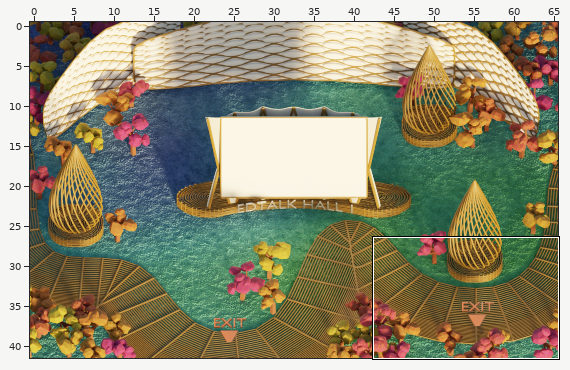
Two versions of a level (Tiled map (JSON), edtalk1.tmj). Above, an overview of the earlier version with the close-up marked.
Close-up. Earlier state:
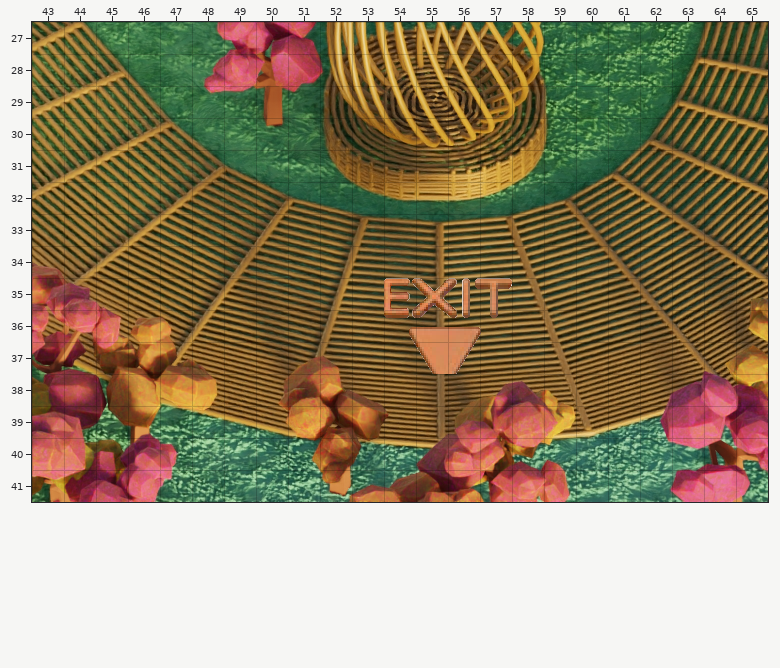
Cells are 32x32 px. Shown: x 43..65, y 27..41. The commit also changed other parts of the map, which this record leaves out.
New version:
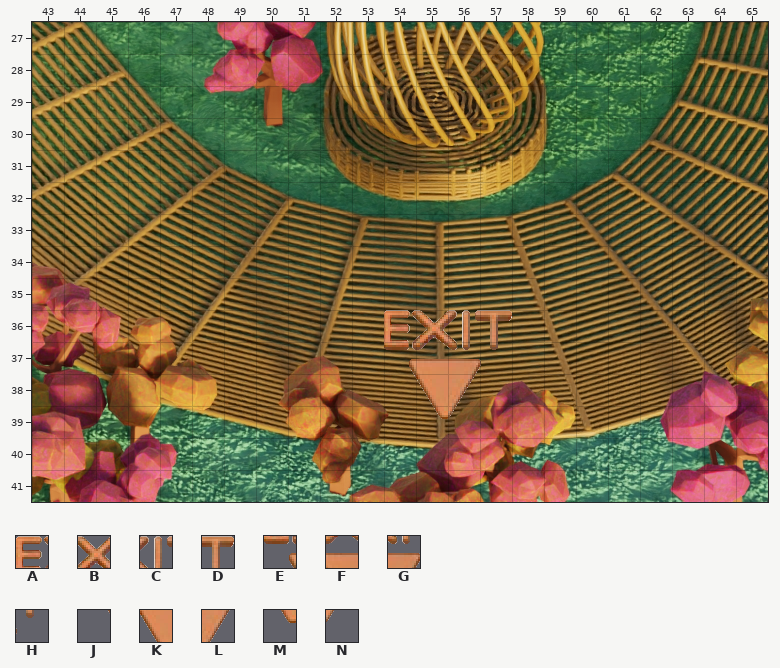
Key: from "Exit Sign": A 0, B 1, C 2, D 3, E 4, F 5, G 6, H 7, J 8, K 9, L 10; from "Exit Sign_2": M 40, N 41.
_ is an empty cell.
Tiles replaced or removed in this view: A, B, C, D, E, F, G, H, J, K, L.
Diff:
Changed rows in their new state; . is an unchanged cell.
Layer "Information":
first column x 54:
35 ____
36 ABCD
37 EFGH
38 .KL.
39 .MN.
Boxes around the changes in both close-ups, in picture pixels (x1, y1, x2, y2):
changed: (384, 278, 512, 419)
